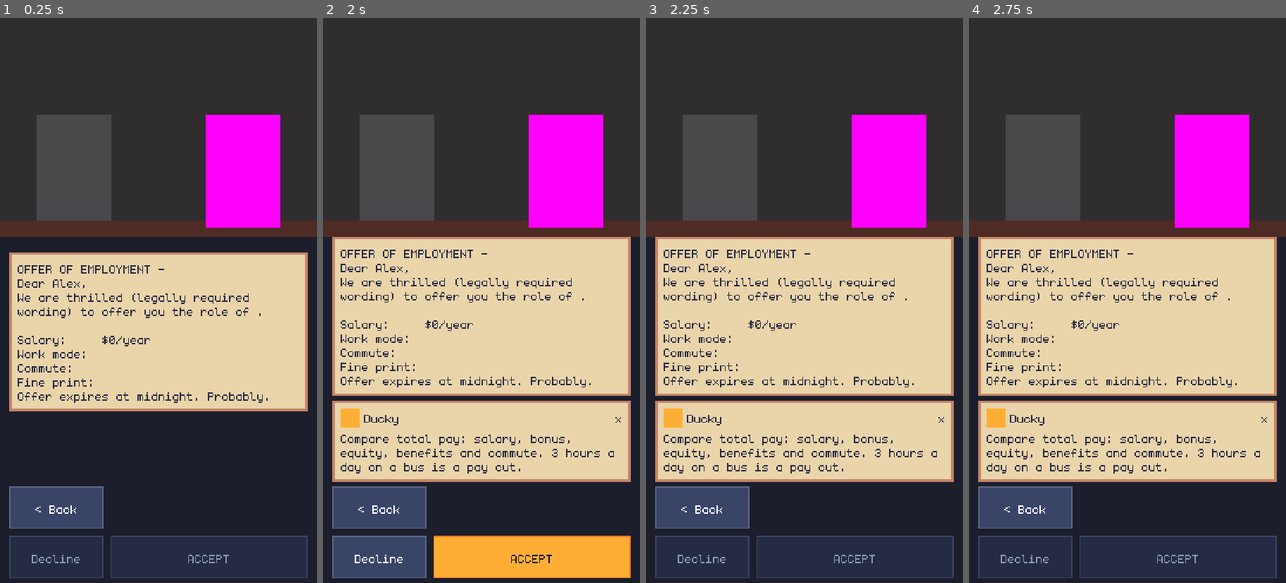
Above: before the commit, frames 1-4 (left to right).
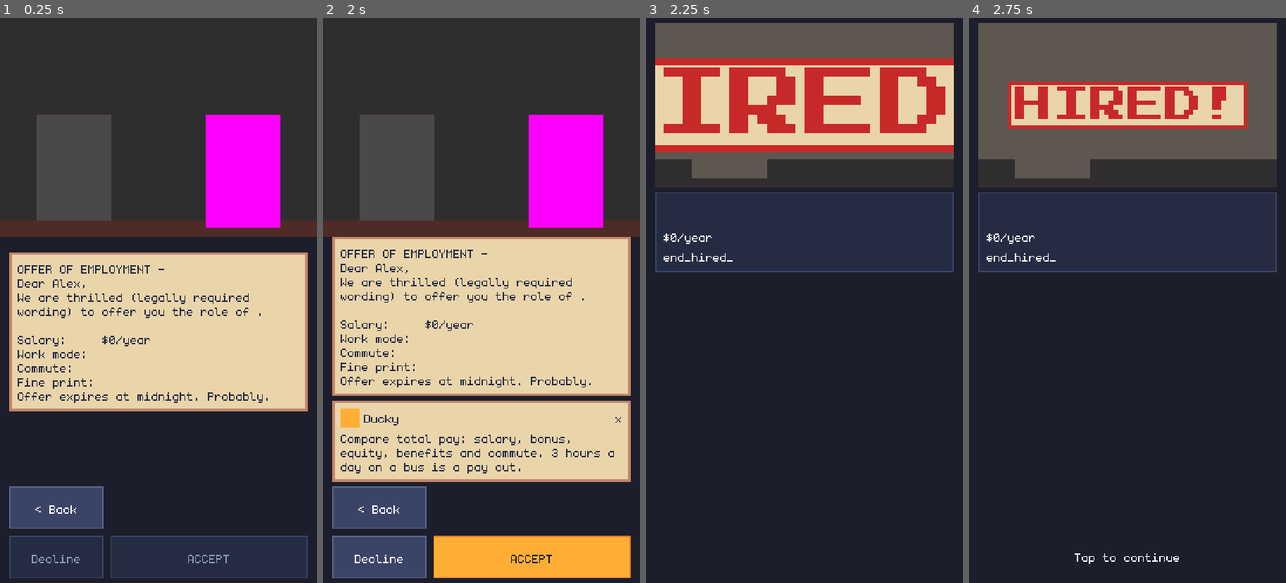
Above: after the commit, the same moments.

Repository: Lecoeurdelest/swe-simulator
Game: Godot game, scene res://features/offer/offer.tscn
Same seed, same stepped clock (60 frames per second), same inputs: the game is played once before the commit and once after it. This scene is started directly instead of the project's main scene.
Inputs:
- Up to frame 1 (0.25 s): no input
- Up to frame 2 (2 s): click "< Back" at 0.5 s; click "RESUME" at 1.25 s
- Up to frame 3 (2.25 s): click "ACCEPT" at 2 s
- Up to frame 4 (2.75 s): no input

Frames 1-2 are identical in both runs. In frame 3, 79% of the frame differs, in the area x 0-100%, y 0-100%; in frame 4, 78%.
Error before the commit: Invalid access to property or key 'runway_days' on a base object of type 'Nil'. (res://core/run_state.gd:357)

Commit message:
feat(offer): the HIRED! stamp beat on Accept and a decline back to the board (STEP-16 task 3)
Accepting a career offer plays the HIRED! stamp over the illustration with the
company, the role, the yearly pay and the tier's hired line, and commits the
Accept when a tap moves on, so a kill during it resumes at the offer (MC-08).
Declining an offer blacklists the company and sends you back to the board.

Checked in the editor: a lost and a won interview, Continue in the middle of an
interview and of an offer (same checkpoint, same paper), Accept starting job 2,
Decline back to the board. 410 tests pass.

Diff:
--- a/core/work_session.gd
+++ b/core/work_session.gd
@@ -250,7 +250,10 @@
 ## Accept (a voluntary exit when you hold a job) or Decline (the company is blacklisted). The OfferResult of GDD 5.20 is
 ## DuelAdapter.offer_result(accept, paper), for a caller that wants it.
 func answer_offer(accept: bool) -> Array:
-	return apply(DuelAdapter.offer_input(accept))
+	var events := apply(DuelAdapter.offer_input(accept))
+	if not accept:
+		board_hint = true   # a declined offer sends you back to the board (GDD 4.5)
+	return events
 
 
 ## For the tests and the autoplay: the interview goes badly.
--- /dev/null
+++ b/features/offer/hired_beat.gd
@@ -0,0 +1,91 @@
+class_name HiredBeat
+extends Control
+## The HIRED! stamp as a short beat on Accept (MC-08, A92; GDD S11's first beat): the stamp slams onto the illustration
+## above the company, the role, the yearly pay and the tier's hired line, and a tap moves on (the Dream vs Reality sheet
+## went to the ending cards, MC-09). The offer screen plays it over its paper and commits the Accept when it finishes,
+## so a kill during it resumes at the offer, as the Hired card always did.
+
+signal finished
+
+const STAMP_DELAY_S := 0.15    # after the paper's buttons go quiet, the stamp lands
+
+var _armed := false            # the stamp is down and the input lock has passed: a tap moves on
+var _done := false
+
+@onready var _art: EndingArt = %Art
+@onready var _job_lines: Label = %JobLines
+@onready var _hired_line: Label = %HiredLine
+@onready var _tap_hint: Label = %TapHint
+
+
+func _ready() -> void:
+	set_process_input(false)
+
+
+## paper: the contract paper (DuelAdapter.offer_paper). Shows the beat and starts the stamp.
+func play(paper: Dictionary) -> void:
+	var tier := str(paper.get("tier", ""))
+	var company_id := str(paper.get("company_id", ""))
+	var bg_entry: Dictionary = Content.entries("backgrounds").get(GameState.run.background_id, {})
+	_art.setup(Content.text("endings", "end_hired_title"), VersusIntro.tier_color(tier),
+		VersusIntro.hoodie_color(str(bg_entry.get("hoodie", ""))))
+	_job_lines.text = "\n".join(PackedStringArray([
+		Content.field("companies", company_id, "name"),
+		tr(str(paper.get("job_title", ""))),
+		Content.text("emails", "offer_salary", {"salary": UiText.money(int(paper.get("salary", 0)))}),
+	]))
+	var hired := PackedStringArray([Content.text("endings", "end_hired_" + tier)])
+	if (Content.entries("companies").get(company_id, {}) as Dictionary).has("hired_extra"):
+		hired.append(Content.field("companies", company_id, "hired_extra"))   # CONTENT.md 14: Stealth Mode
+	_hired_line.text = "\n".join(hired)
+	_tap_hint.text = Content.text("barks", "ui_tap_to_continue")
+	_tap_hint.modulate.a = 0.0
+	_armed = false
+	_done = false
+	show()
+	_art.landed.connect(_on_stamp_landed, CONNECT_ONE_SHOT)
+	var tween := create_tween()
+	tween.tween_interval(STAMP_DELAY_S)
+	tween.tween_callback(_art.slam)
+
+
+## Back moves on like a tap, once the stamp is down. True while the beat is showing.
+func skip() -> bool:
+	if not visible:
+		return false
+	if _armed:
+		_finish()
+	return true
+
+
+## The stamp is down: after the input lock (GDD 2.8 rule 7), a tap anywhere moves on.
+func _on_stamp_landed() -> void:
+	var tween := create_tween()
+	tween.tween_interval(Content.balance.input_lock_ms / 1000.0)
+	tween.tween_callback(_arm)
+
+
+func _arm() -> void:
+	if _done:
+		return
+	_armed = true
+	_tap_hint.modulate.a = 1.0
+	set_process_input(true)
+
+
+## A tap anywhere (touches arrive as emulated mouse events), acting on the release like a button.
+func _input(event: InputEvent) -> void:
+	var mb := event as InputEventMouseButton
+	if mb == null or mb.button_index != MOUSE_BUTTON_LEFT:
+		return
+	get_viewport().set_input_as_handled()
+	if not mb.pressed and _armed:
+		_finish()
+
+
+func _finish() -> void:
+	if _done:
+		return
+	_done = true
+	set_process_input(false)
+	finished.emit()
--- /dev/null
+++ b/features/offer/hired_beat.tscn
@@ -0,0 +1,83 @@
+[gd_scene format=3]
+
+[ext_resource type="Script" path="res://features/offer/hired_beat.gd" id="1_beat"]
+[ext_resource type="Script" path="res://ui/components/safe_area_margin.gd" id="2_safe"]
+[ext_resource type="PackedScene" path="res://ui/components/ending_art.tscn" id="3_art"]
+
+[node name="HiredBeat" type="Control"]
+visible = false
+layout_mode = 3
+anchors_preset = 15
+anchor_right = 1.0
+anchor_bottom = 1.0
+grow_horizontal = 2
+grow_vertical = 2
+mouse_filter = 2
+script = ExtResource("1_beat")
+
+[node name="Background" type="ColorRect" parent="."]
+layout_mode = 1
+anchors_preset = 15
+anchor_right = 1.0
+anchor_bottom = 1.0
+grow_horizontal = 2
+grow_vertical = 2
+mouse_filter = 2
+color = Color(0.11, 0.12, 0.17, 1)
+
+[node name="SafeArea" type="MarginContainer" parent="."]
+layout_mode = 1
+anchors_preset = 15
+anchor_right = 1.0
+anchor_bottom = 1.0
+grow_horizontal = 2
+grow_vertical = 2
+mouse_filter = 2
+script = ExtResource("2_safe")
+
+[node name="Column" type="VBoxContainer" parent="SafeArea"]
+custom_minimum_size = Vector2(254, 0)
+layout_mode = 2
+size_flags_horizontal = 4
+mouse_filter = 2
+theme_override_constants/separation = 4
+
+[node name="Art" parent="SafeArea/Column" instance=ExtResource("3_art")]
+unique_name_in_owner = true
+layout_mode = 2
+
+[node name="Info" type="PanelContainer" parent="SafeArea/Column"]
+layout_mode = 2
+mouse_filter = 2
+
+[node name="InfoRows" type="VBoxContainer" parent="SafeArea/Column/Info"]
+layout_mode = 2
+mouse_filter = 2
+theme_override_constants/separation = 4
+
+[node name="JobLines" type="Label" parent="SafeArea/Column/Info/InfoRows"]
+unique_name_in_owner = true
+layout_mode = 2
+text = "Beigeware Financial
+Junior Software Engineer
+$30,000/year"
+autowrap_mode = 3
+
+[node name="HiredLine" type="Label" parent="SafeArea/Column/Info/InfoRows"]
+unique_name_in_owner = true
+layout_mode = 2
+text = "There's a sweater on your chair."
+autowrap_mode = 3
+
+[node name="Spacer" type="Control" parent="SafeArea/Column"]
+layout_mode = 2
+size_flags_vertical = 3
+mouse_filter = 2
+
+[node name="TapHint" type="Label" parent="SafeArea/Column"]
+unique_name_in_owner = true
+custom_minimum_size = Vector2(0, 36)
+layout_mode = 2
+text = "Tap to continue"
+horizontal_alignment = 1
+vertical_alignment = 1
--- a/features/offer/offer.gd
+++ b/features/offer/offer.gd
@@ -35,6 +35,7 @@
 @onready var _accept_button: Button = %AcceptButton
 @onready var _pause: PauseMenu = %PauseMenu
 @onready var _decline_dialog: ConfirmDialog = %DeclineDialog
+@onready var _hired: HiredBeat = %HiredBeat
 
 
 func _ready() -> void:
@@ -62,6 +63,8 @@
 ## ARCHITECTURE 9: the confirm dialog open = cancel it; Pause open = resume; Dana's Decline line =
 ## move on; else open Pause. Back never declines.
 func handle_back() -> bool:
+	if _hired.skip():
+		return true
 	if _decline_dialog.is_open():
 		return _decline_dialog.handle_back()
 	if _pause.is_open():
@@ -166,6 +169,10 @@
 		return
 	_answered = true
 	_set_answer_buttons(false)
+	if GameState.career_flow:   # the career run's Accept plays the HIRED! stamp first (MC-08), then commits
+		_hired.finished.connect(GameState.answer_offer.bind(true), CONNECT_ONE_SHOT)
+		_hired.play(GameState.run.offer)
+		return
 	GameState.answer_offer(true)
 
 
--- a/features/offer/offer.tscn
+++ b/features/offer/offer.tscn
@@ -5,6 +5,7 @@
 [ext_resource type="PackedScene" uid="uid://ce41s06l840t1" path="res://ui/components/pause_menu.tscn" id="3_pause"]
 [ext_resource type="PackedScene" uid="uid://ba7fpxb5lc526" path="res://ui/components/confirm_dialog.tscn" id="4_conf"]
 [ext_resource type="PackedScene" uid="uid://cv7u0us1tep67" path="res://ui/components/ducky_note.tscn" id="5_duck"]
+[ext_resource type="PackedScene" path="res://features/offer/hired_beat.tscn" id="6_hired"]
 
 [node name="Offer" type="Control" unique_id=894328749]
 layout_mode = 3
@@ -222,3 +223,6 @@
 
 [node name="DeclineDialog" parent="ModalLayer" unique_id=1619682519 instance=ExtResource("4_conf")]
 unique_name_in_owner = true
+
+[node name="HiredBeat" parent="ModalLayer" instance=ExtResource("6_hired")]
+unique_name_in_owner = true
--- a/tests/test_work_board.gd
+++ b/tests/test_work_board.gd
@@ -155,3 +155,18 @@
 	session.acknowledge()
 	assert_true(session.take_board_hint(), "after the layoff scene")
 	assert_false(session.take_board_hint(), "once")
+
+
+func test_declining_an_offer_sends_you_back_to_the_board() -> void:  # A92
+	var session := WorkSession.start(c, 2, 4, [], "Alex", false)
+	session.sim.queue.append({"kind": "offer", "app": 9, "posting": SimFixture.posting(c, "startup", 0, 1, false, 9)})
+	session.answer_offer(false)
+	assert_true(session.sim.blacklist.has("co_test"), "the company is blacklisted (MC-19)")
+	assert_true(session.take_board_hint(), "back to the board")
+	assert_eq(session.feed.back()["id"], "ui_offer_declined_feed")
+	var other := WorkSession.start(c, 2, 4, [], "Alex", false)
+	other.sim.savings = 500.0
+	other.sim.queue.append({"kind": "offer", "app": 10, "posting": SimFixture.posting(c, "startup", 0, 1, false, 10)})
+	other.answer_offer(true)
+	assert_false(other.take_board_hint(), "an accepted offer starts a job instead")
+	assert_eq(other.feed.back()["id"], "ui_job_started_feed")
Not shown, added: features/offer/hired_beat.gd.uid
Not shown, changed: docs/ARCHITECTURE.md
